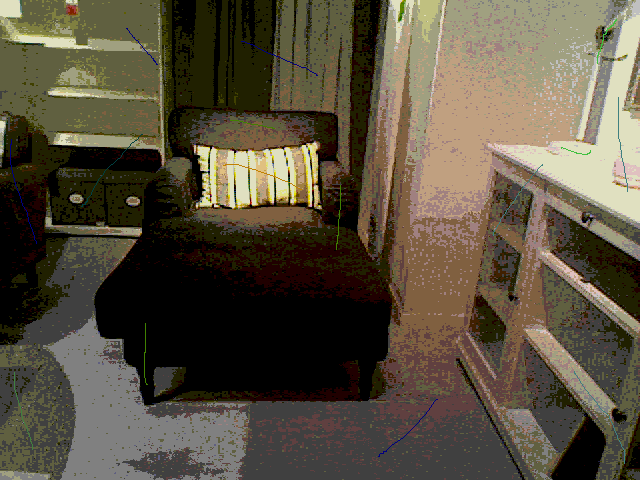
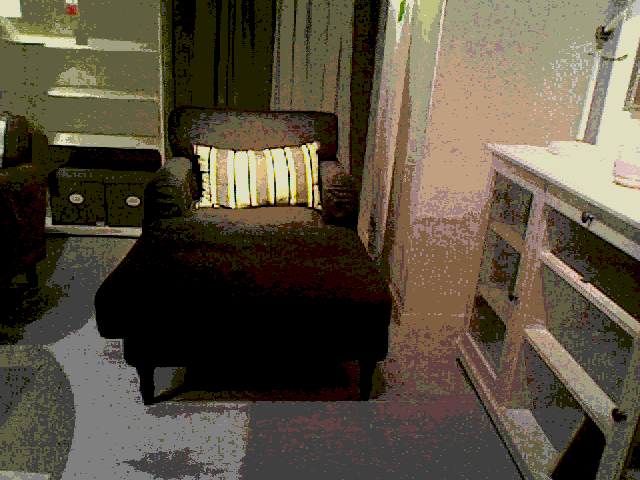
Two versions of the same layered image (640x480). Layer-by-layer changes:
removed layer "Layer #1" over [10, 19, 628, 464]
